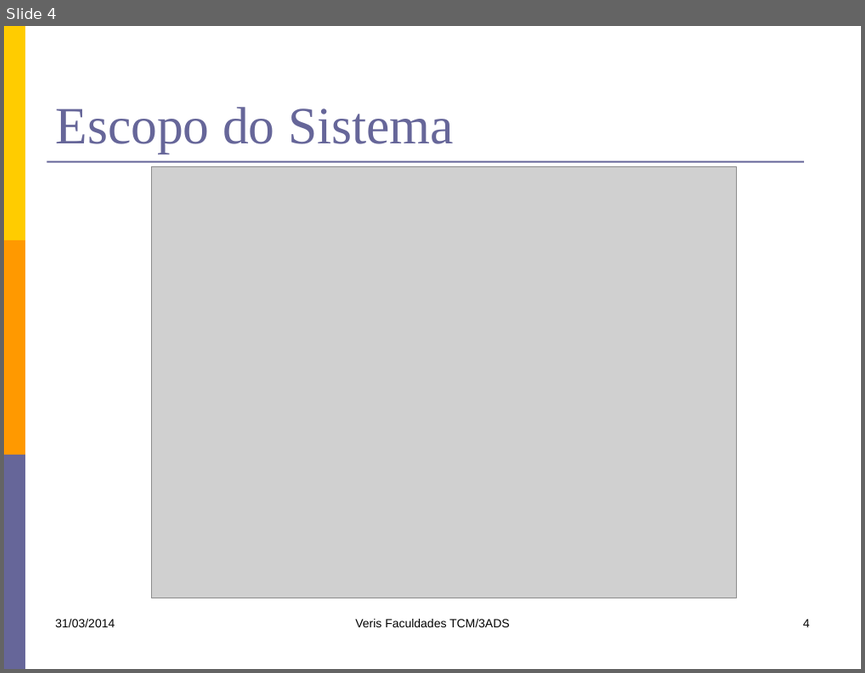
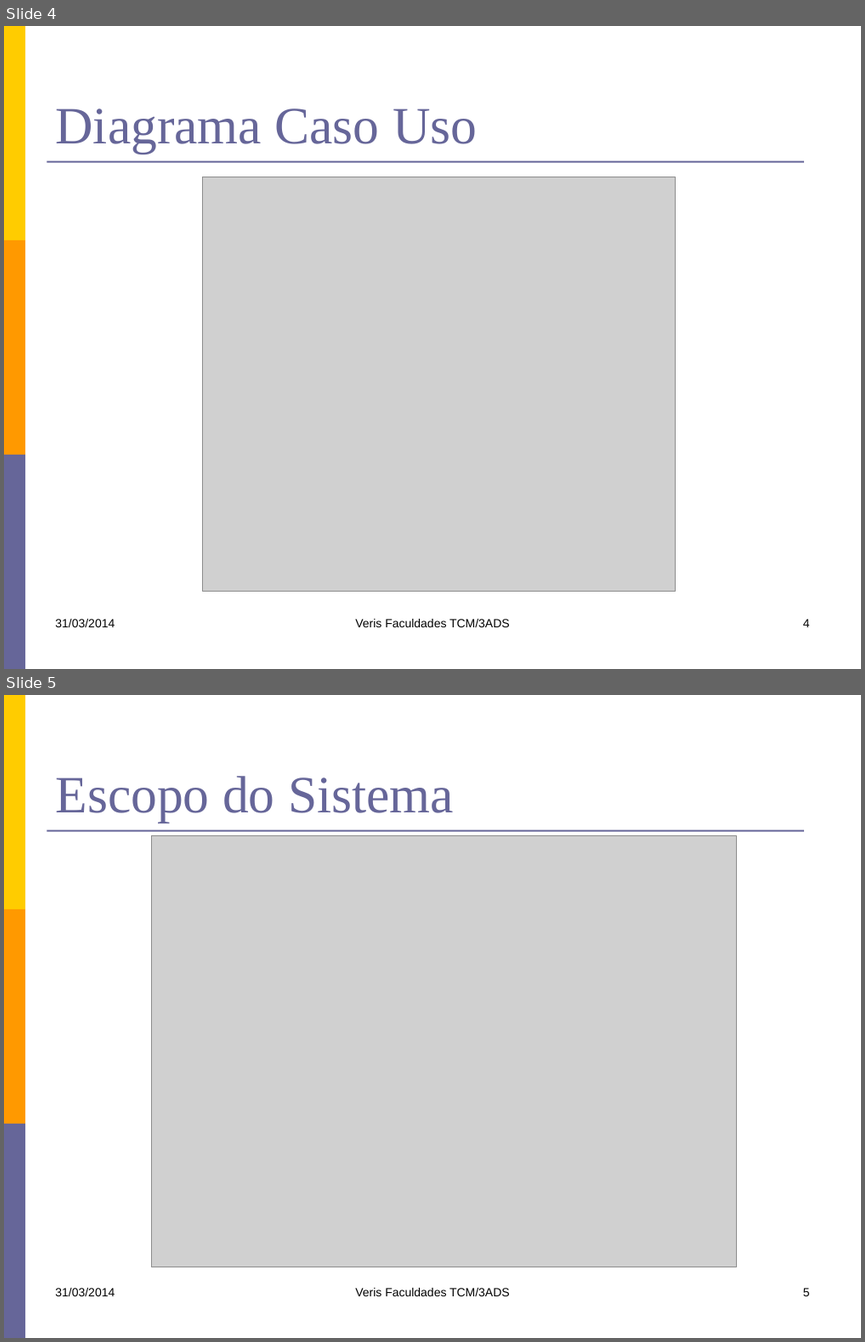
Before and after one commit to kokmz/TCCHUE, a slide deck: documentacao/G4_Apresentacao1sem2014.pptx. Shown one above the other, each under a label of ours: slide 4 before the commit, slides 4 and 5 after it. The pictures are 865x673 and 865x1342 pixels, drawn with LibreOffice and Linux fonts; fonts in the diff are those of the drawing; grey boxes stand for pictures. Boxes give left, top, right and bottom in pixels: in the first picture for what was removed or moved away, otherwise in the second. Text is boxed around its words. In the diff, an @@ line names an element or a change of style, - is before the commit and + after.

Commit message:
Reposicionamento do diagrama de caso de uso para apresentação.

```diff
--- a/documentacao/G4_Apresentacao1sem2014.pptx
+++ b/documentacao/G4_Apresentacao1sem2014.pptx
@@ slide 4 added at (x1=4, y1=26, x2=861, y2=669), background #FFFFFF; not listed: 4 template elements that a slide beside it also shows @@
@@ title added at (x1=55, y1=108, x2=477, y2=154), 44 pt, text #666699 @@
+Diagrama Caso Uso
@@ picture added at (x1=203, y1=176, x2=675, y2=590) @@
@@ text added at (x1=55, y1=618, x2=114, y2=627), 10 pt, text #000000 @@
+31/03/2014
@@ text added at (x1=355, y1=618, x2=510, y2=627), 10 pt, text #000000 @@
+Veris Faculdades TCM/3ADS
@@ page number added at (x1=803, y1=618, x2=810, y2=627), 10 pt, text #000000 @@
+4
@@ what was slide 4 is now slide 5 @@
@@ page number at (x1=803, y1=1287, x2=810, y2=1296): text changed @@
-4
+5
```
Also in this commit, not shown: 1 slide changed.
